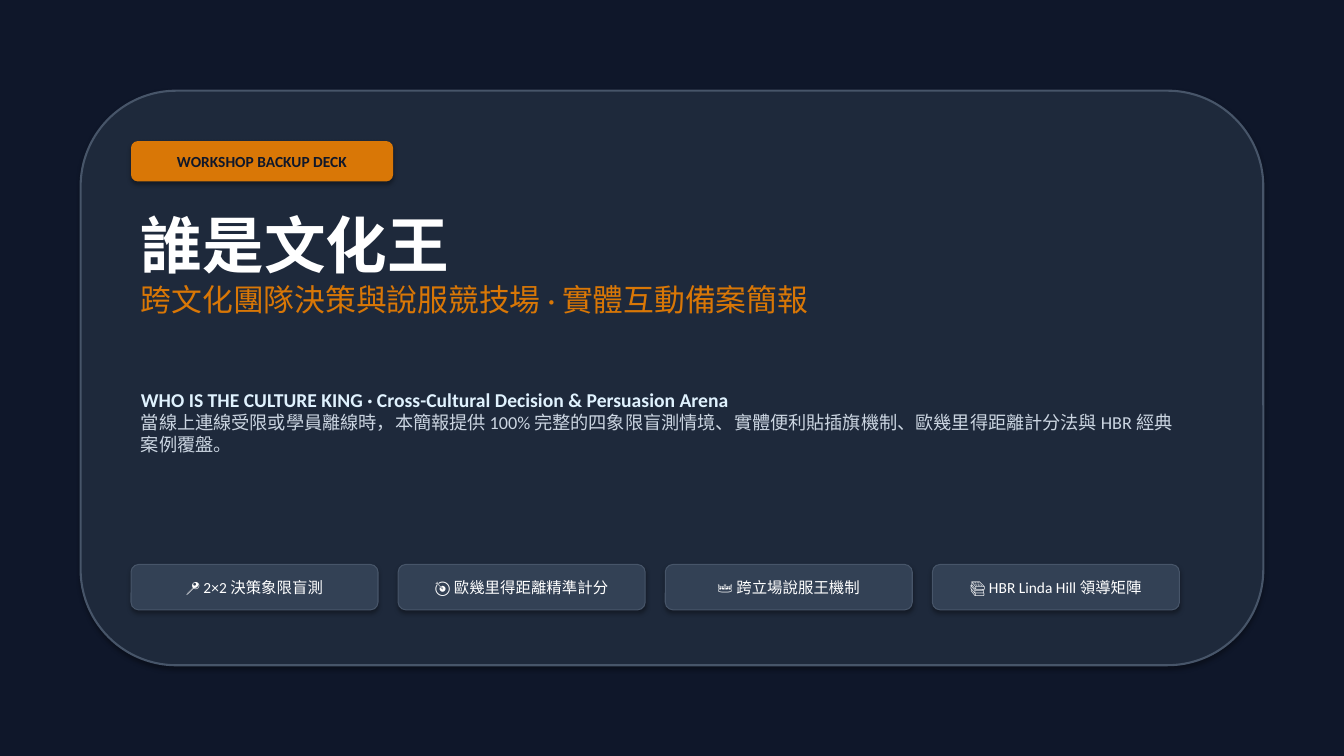
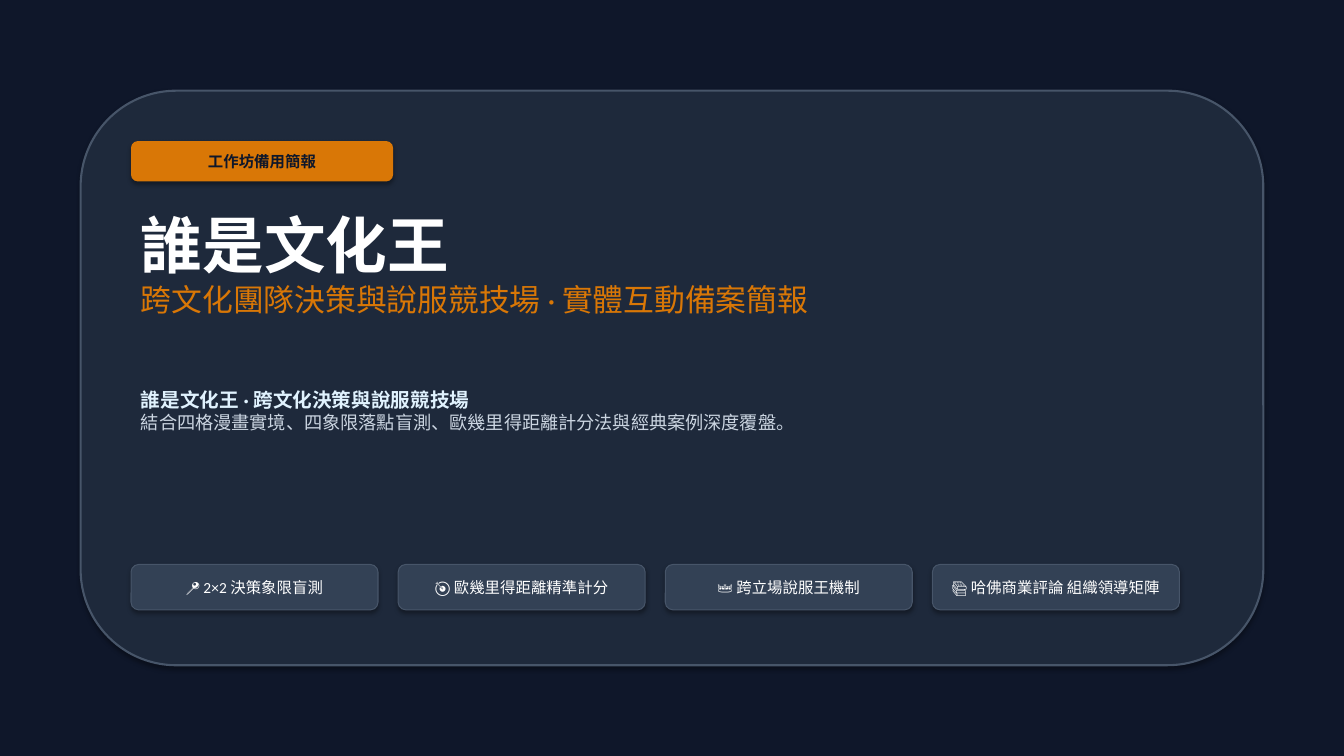
Before and after one commit to routerdd1818-tech/OB, a slide deck: slide 1 of 誰是文化王_備案簡報_Who_Is_Culture_King.pptx. Drawn at 1344x756 pixels with LibreOffice and Linux fonts; fonts in the diff are those of the drawing. Boxes give left, top, right and bottom in pixels: in the first picture for what was removed or moved away, otherwise in the second. Text is boxed around its words. In the diff, an @@ line names an element or a change of style, - is before the commit and + after.

```diff
--- a/誰是文化王_備案簡報_Who_Is_Culture_King.pptx
+++ b/誰是文化王_備案簡報_Who_Is_Culture_King.pptx
@@ text in rounded rectangle at [208,154,316,169]: text changed @@
-WORKSHOP BACKUP DECK
+工作坊備用簡報
@@ text at [141,390,795,431]: text changed @@
-WHO IS THE CULTURE KING · Cross-Cultural Decision & Persuasion Arena
-當線上連線受限或學員離線時，本簡報提供 100% 完整的四象限盲測情境、實體便利貼插旗機制、歐幾里得距離計分法與 HBR 經典案例覆盤。
+誰是文化王 · 跨文化決策與說服競技場
+結合四格漫畫實境、四象限落點盲測、歐幾里得距離計分法與經典案例深度覆盤。
@@ text in rounded rectangle at [971,580,1160,595]: text changed @@
-📚 HBR Linda Hill 領導矩陣
+📚 哈佛商業評論 組織領導矩陣
```
Also in this commit, not shown: 14 other slides changed, 9 other files.
